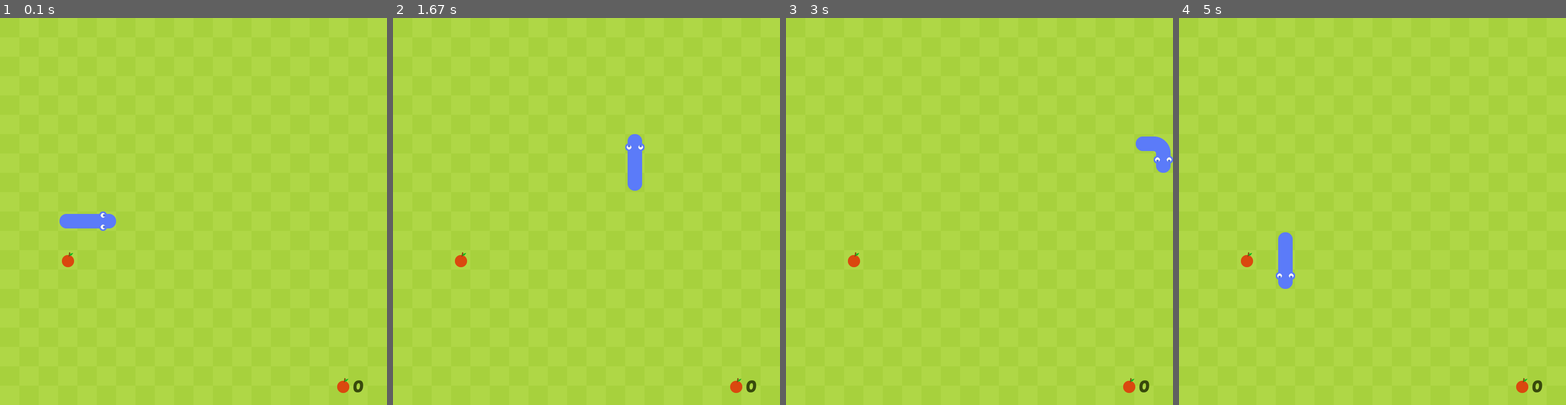
Above: before the commit, frames 1-4 (left to right).
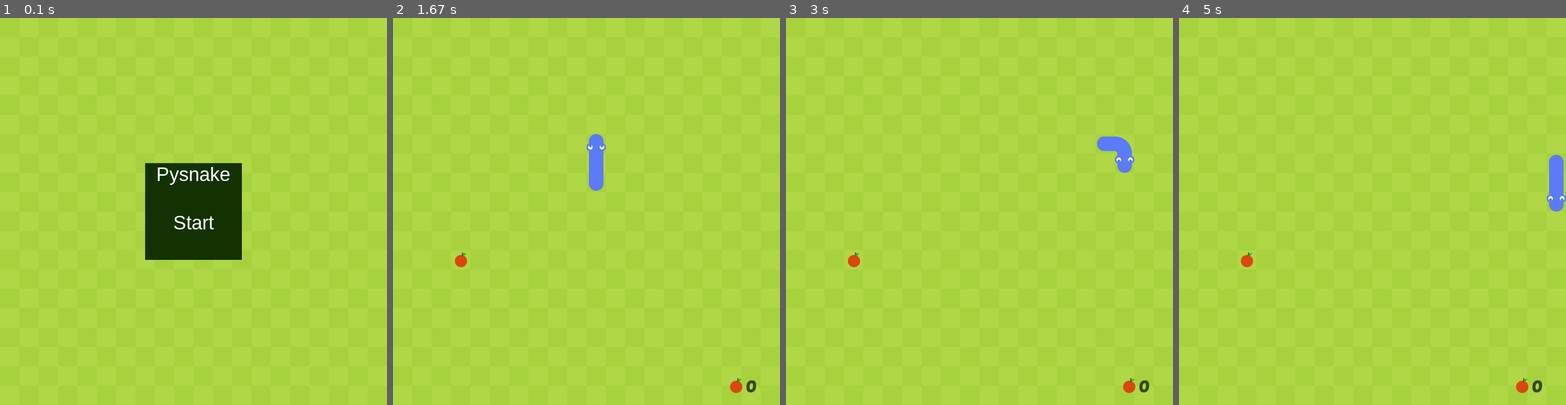
Above: after the commit, the same moments.

Repository: Y4nnik/codespaces-jupyter
Game: pygame game, started from snake.py
Same seed, same stepped clock (60 frames per second), same inputs: the game is played once before the commit and once after it.
Inputs:
- Up to frame 1 (0.1 s): no input
- Up to frame 2 (1.67 s): tap Space at 0.33 s; hold Up 1.17-1.63 s
- Up to frame 3 (3 s): hold Right 1.67-2.13 s; hold Left 2.17-2.7 s; hold Down from 2.73 s (still down)
- Up to frame 4 (5 s): release Down at 3.03 s; hold Left 3.07-3.47 s; hold Up 3.5-3.87 s; hold Right 3.9-4.53 s; hold Down 4.57-4.93 s; hold Left from 4.97 s (still down)

The runs differ from the first frame. In frame 1, 7.0% of the frame differs, in the area x 15-94%, y 37-97%; in frame 2, 1.1%; in frame 3, 1.0%; in frame 4, 1.1%.

Commit message:
first primitive start screem

Diff:
--- a/snake.py
+++ b/snake.py
@@ -136,6 +136,7 @@
     def game_over(self):
         self.snake.reset()
 
+
     def draw_grass(self):
         grass_color = (167,209,61)
         for row in range(cell_number):
@@ -162,6 +163,7 @@
 pygame.init()
 cell_size = 40
 cell_number = 20
+pygame_state = "start"
 screen = pygame.display.set_mode((cell_number*cell_size, cell_number*cell_size))
 clock = pygame.time.Clock()
 running = True
@@ -170,6 +172,19 @@
 
 main_game = MAIN()
 
+def draw_start_menu():
+    screen.fill((175,215,70))
+    main_game.draw_grass()
+    font = pygame.font.SysFont('arial', 40)
+    start_rect = pygame.Rect(cell_number*cell_size/2-100, cell_number*cell_size/2-100, 200, 200)
+    pygame.draw.rect(screen,(20,50,1), start_rect)
+    start_button = font.render('Start', True, (255, 255, 255))
+    title = font.render('Pysnake', True, (255, 255, 255))
+    screen.blit(title, (cell_number*cell_size/2 - title.get_width()/2, cell_number*cell_size/2 - 100))
+    screen.blit(start_button, (cell_number*cell_size/2 - start_button.get_width()/2, cell_number*cell_size/2))
+    pygame.display.update()
+
+
 SCREEN_UPDATE = pygame.USEREVENT
 pygame.time.set_timer(SCREEN_UPDATE, 150)
 
@@ -178,7 +193,7 @@
       if event.type == pygame.QUIT:
             pygame.quit()
             sys.exit()
-      if event.type == SCREEN_UPDATE:
+      if event.type == SCREEN_UPDATE and pygame_state == "game":
             main_game.update()
       if event.type == pygame.KEYDOWN:
             if event.key == pygame.K_UP:
@@ -193,8 +208,13 @@
             if event.key == pygame.K_RIGHT:
                 if main_game.snake.direction.x != -1:
                     main_game.snake.direction = Vector2(1,0)
-
-   screen.fill((175,215,70)) # fill the screen with green
-   main_game.draw_elements()
-   pygame.display.update()
+            if event.key == pygame.K_SPACE and pygame_state == "start":
+                pygame_state = "game"
+
+   if pygame_state == "start":
+        draw_start_menu()
+   if pygame_state == "game":
+        screen.fill((175,215,70)) # fill the screen with green
+        main_game.draw_elements()
+        pygame.display.update()
    clock.tick(120)  # limits FPS to 60
Not shown, changed: notebooks/first_programm.ipynb
